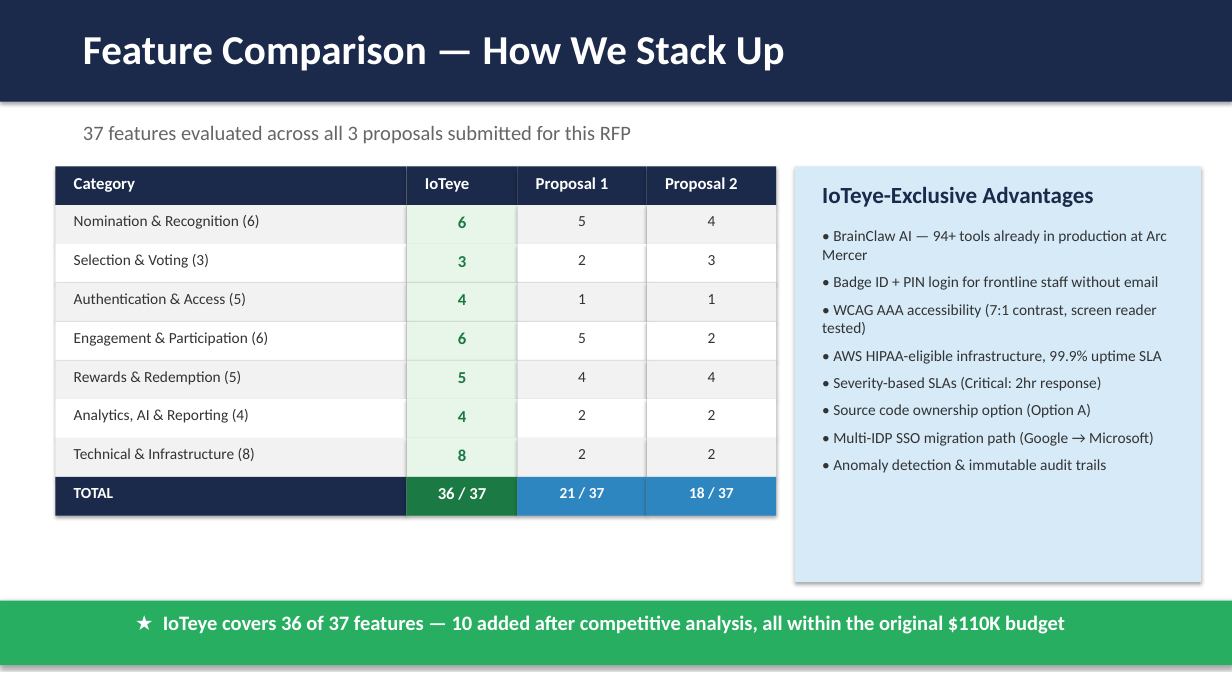
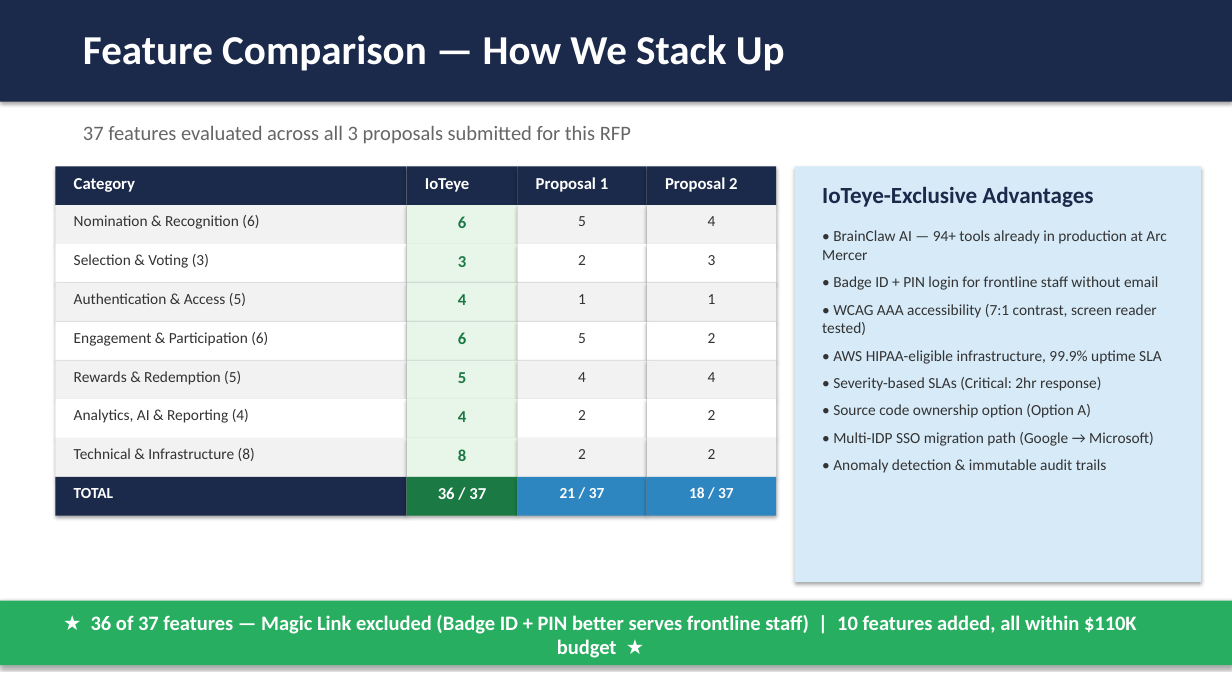
Before and after one commit to mingjyesheng-ioteye/sb_rewards, a slide deck: slide 17 of RFP/IoTeye - Arc Mercer Pitch.pptx. Drawn at 1232x693 pixels with LibreOffice and Linux fonts; fonts in the diff are those of the drawing. Boxes give left, top, right and bottom in pixels: in the first picture for what was removed or moved away, otherwise in the second. Text is boxed around its words. In the diff, an @@ line names an element or a change of style, - is before the commit and + after.

Commit message:
Feature comparison slide: explain 36/37 — Magic Link excluded in favor of Badge ID + PIN

```diff
--- a/RFP/IoTeye - Arc Mercer Pitch.pptx
+++ b/RFP/IoTeye - Arc Mercer Pitch.pptx
@@ text at (91,615,1137,658): text changed @@
-★ IoTeye covers 36 of 37 features — 10 added after competitive analysis, all within the original $110K budget
+★ 36 of 37 features — Magic Link excluded (Badge ID + PIN better serves frontline staff) | 10 features added, all within $110K budget ★
```
Also in this commit, not shown: 1 other file.
